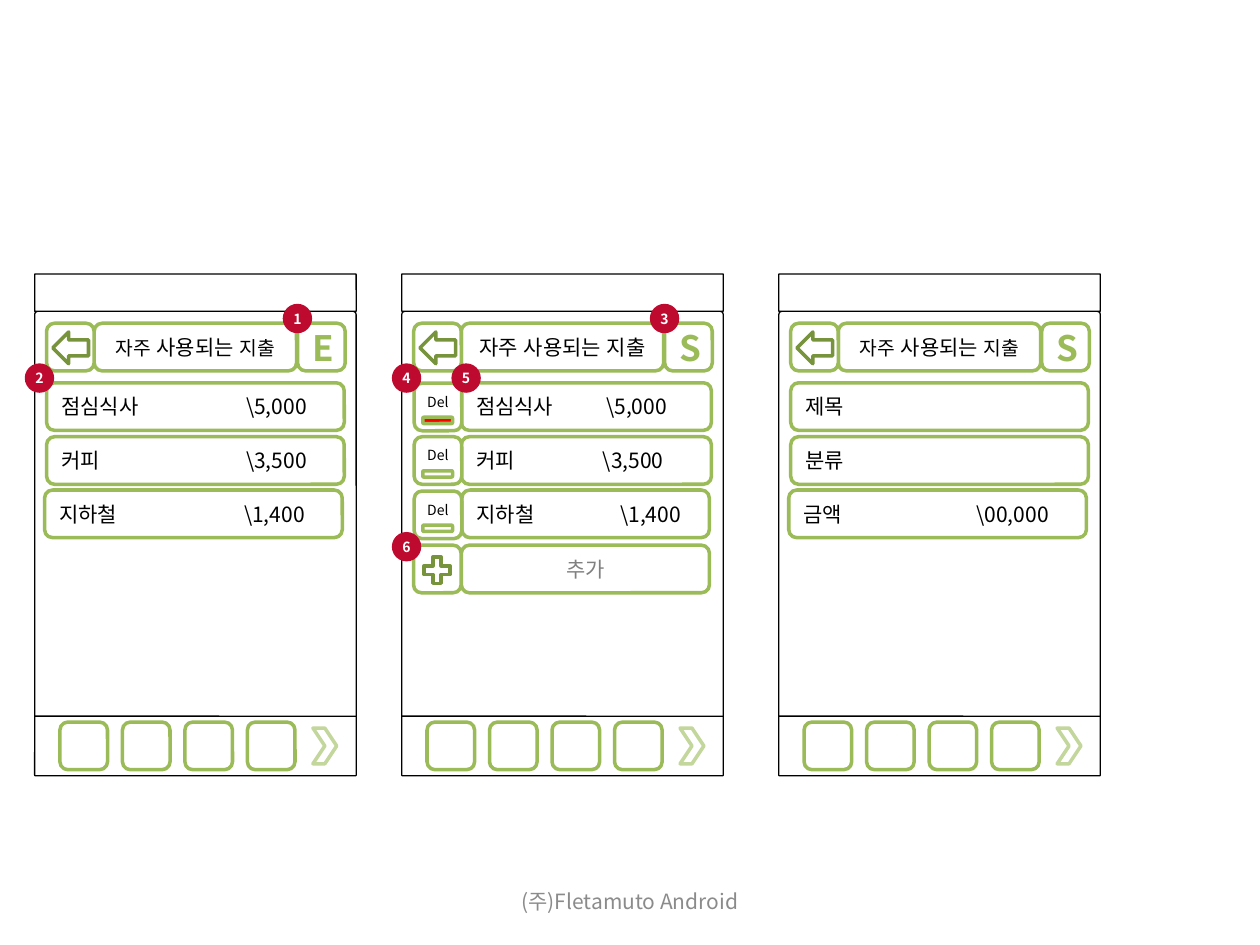
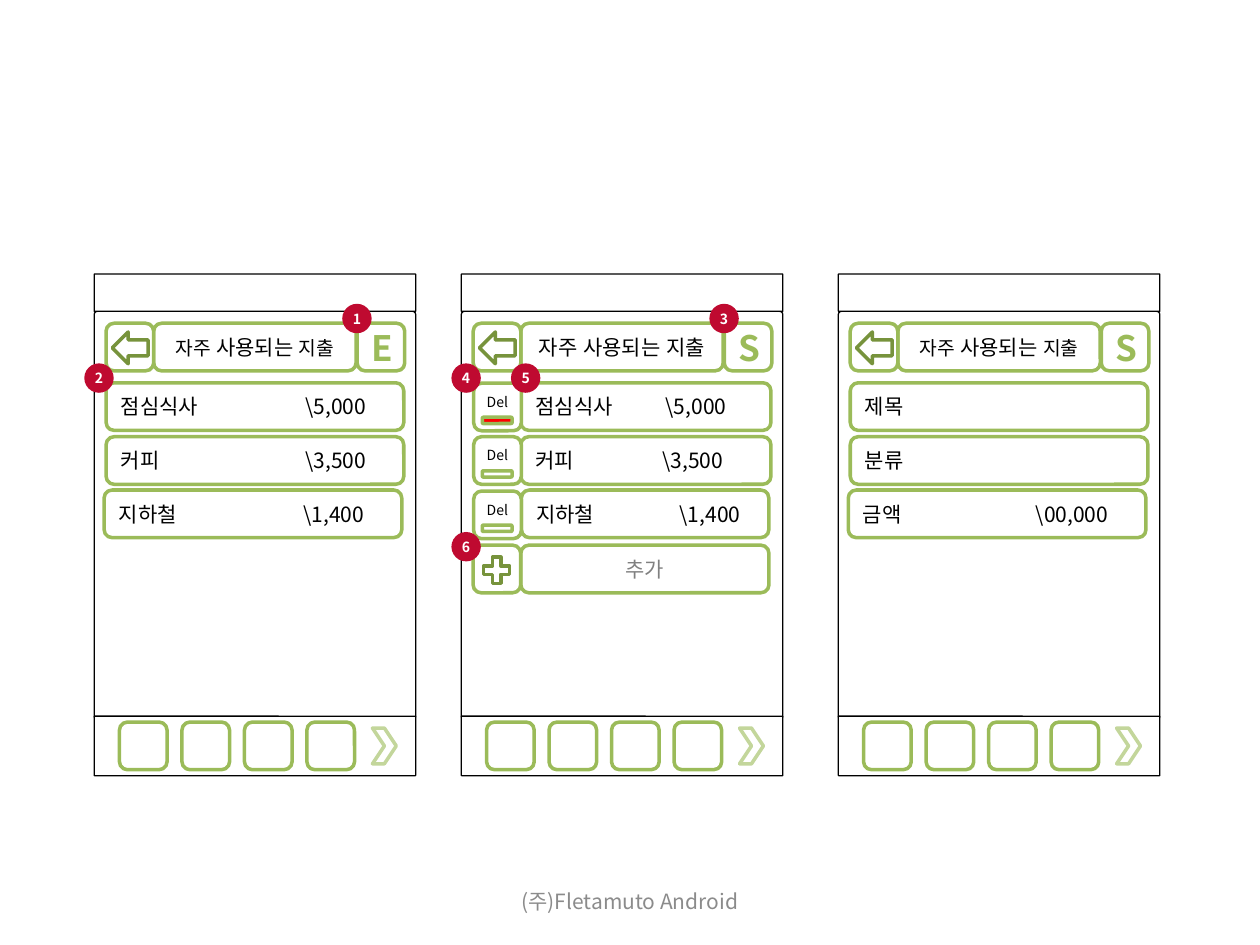
Before and after one commit to limjunghoon/fmfinance, a slide deck: slide 9 of trunk/DOC/GUI/재테크를 위한 어플리케이션 GUI_100712.pptx. Drawn at 1260x945 pixels with LibreOffice and Linux fonts; fonts in the diff are those of the drawing; background and template pictures are left out. Boxes give left, top, right and bottom in pixels: in the first picture for what was removed or moved away, otherwise in the second. Text is boxed around its words. In the diff, an @@ line names an element or a change of style, - is before the commit and + after.

```diff
--- a/trunk/DOC/GUI/재테크를 위한 어플리케이션 GUI_100712.pptx
+++ b/trunk/DOC/GUI/재테크를 위한 어플리케이션 GUI_100712.pptx
@@ 47 rounded rectangles, 6 ellipses, 3 right arrows, 3 chevrons, 1 plus sign: place and size @@
-47 rounded rectangles, 6 ellipses, 3 right arrows, 3 chevrons, 1 plus sign at (25,275,1100,775)
+47 rounded rectangles, 6 ellipses, 3 right arrows, 3 chevrons, 1 plus sign at (84,275,1159,775)
```
Also in this commit, not shown: 18 other slides changed, 5 slides added, 2 slides removed.
